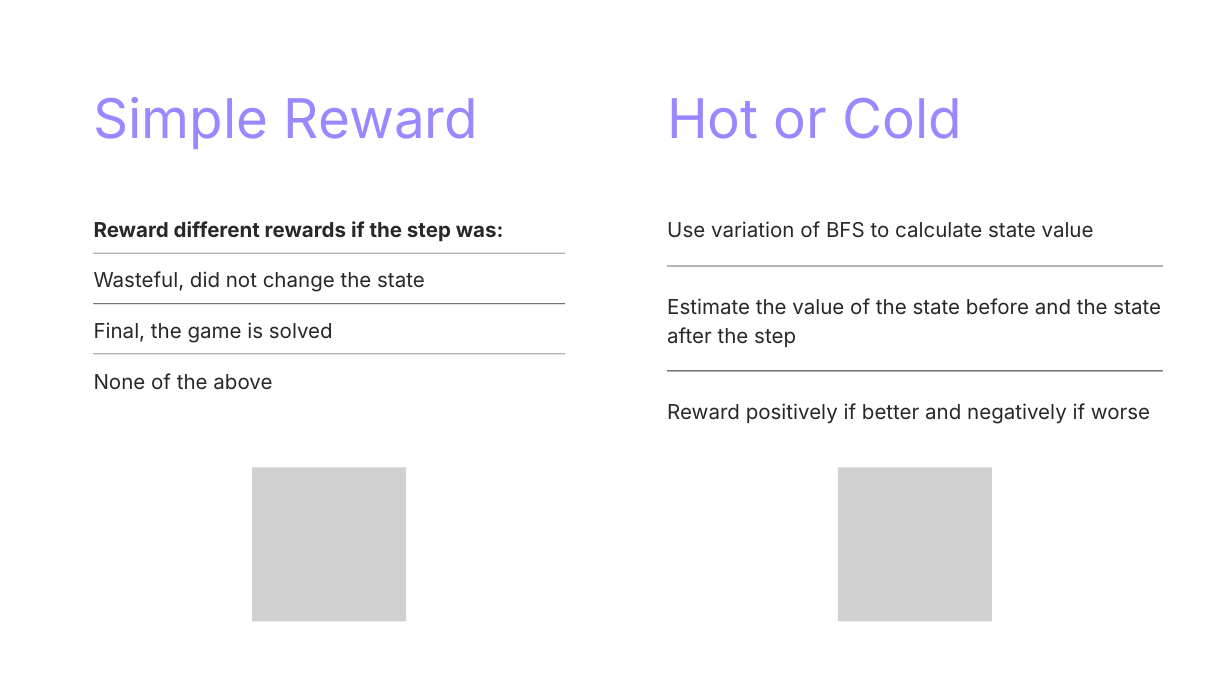
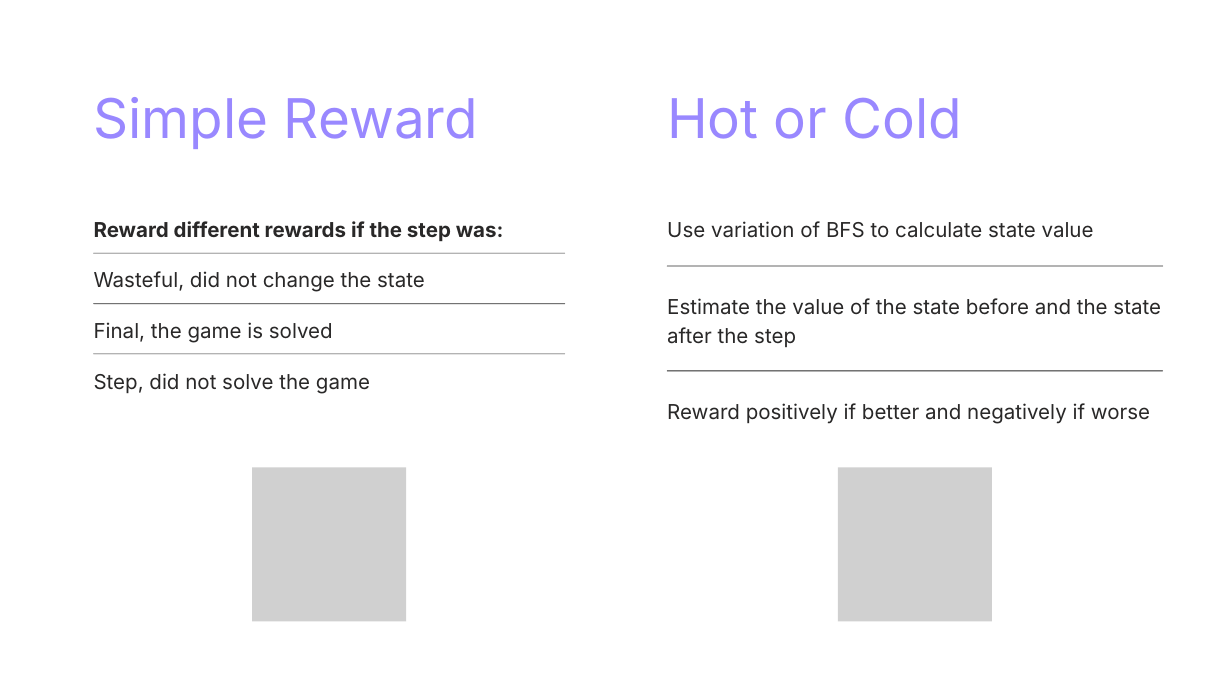
Before and after one commit to Dekel23/Sokoban-DRL, a slide deck: slide 12 of presentation.pptx (slide 13 before the commit). Drawn at 1232x693 pixels with LibreOffice and Linux fonts; fonts in the diff are those of the drawing; grey boxes stand for pictures. Boxes give left, top, right and bottom in pixels: in the first picture for what was removed or moved away, otherwise in the second. Text is boxed around its words. In the diff, an @@ line names an element or a change of style, - is before the commit and + after.

```diff
--- a/presentation.pptx
+++ b/presentation.pptx
@@ text at (x1=94, y1=373, x2=370, y2=394): text changed @@
-None of the above
+Step, did not solve the game
```
Also in this commit, not shown: 3 other slides changed, 1 other file.
